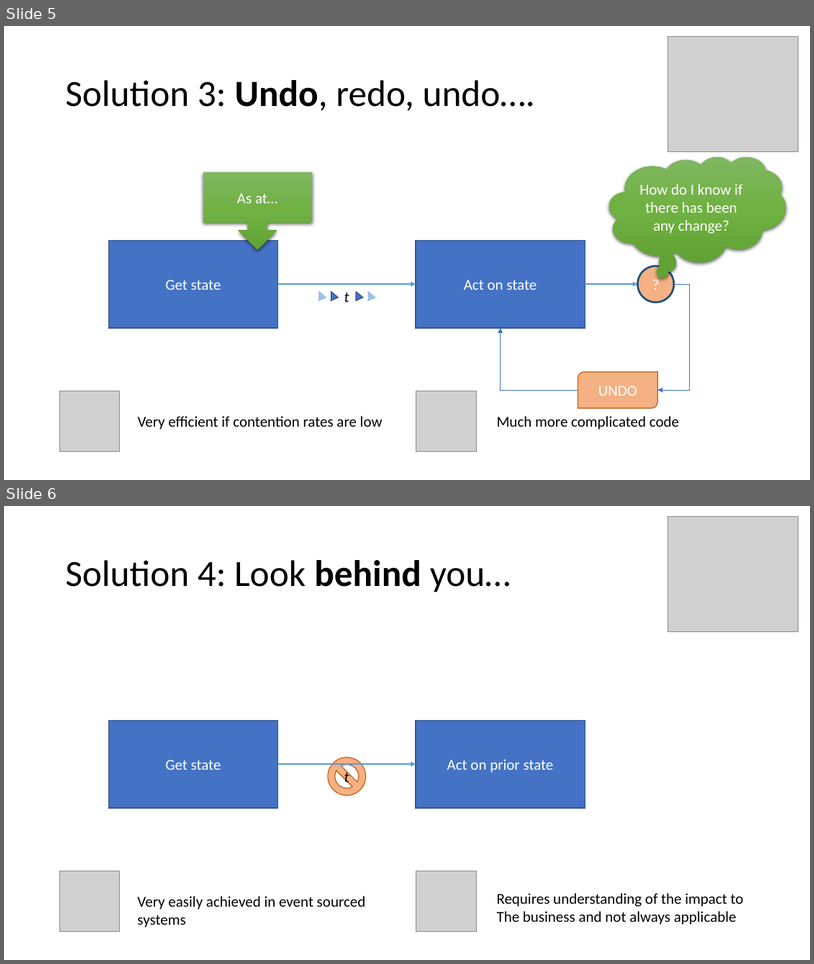
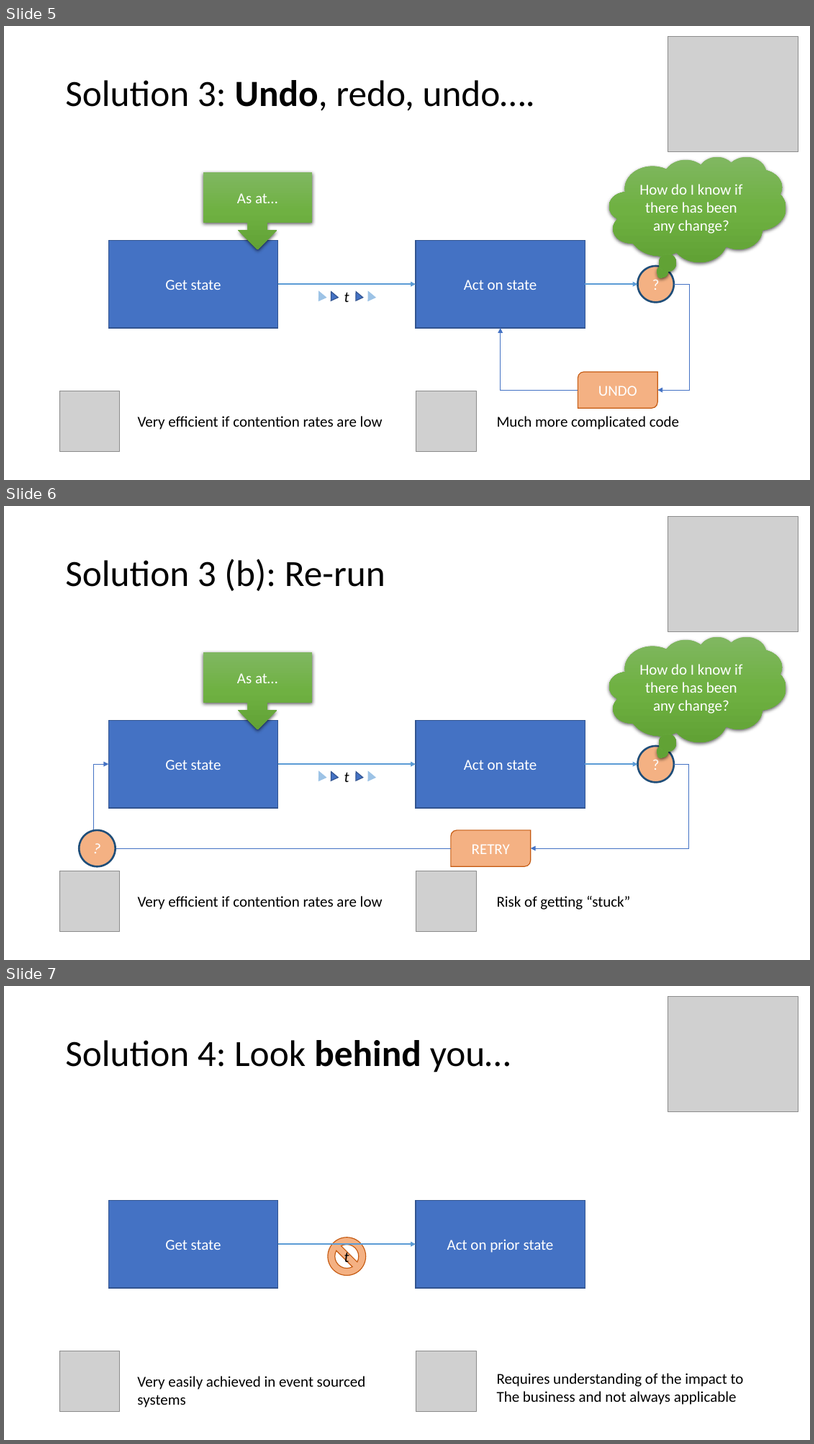
Before and after one commit to MerrionComputing/Presentations, a slide deck: Taming the Concurrency Crocodile.pptx. Shown one above the other, each under a label of ours: slides 5 and 6 before the commit, slides 5, 6 and 7 after it. The pictures are 814x964 and 814x1444 pixels, drawn with LibreOffice and Linux fonts; fonts in the diff are those of the drawing; grey boxes stand for pictures. Boxes give left, top, right and bottom in pixels: in the first picture for what was removed or moved away, otherwise in the second. Text is boxed around its words. In the diff, an @@ line names an element or a change of style, - is before the commit and + after.

```diff
--- a/Taming the Concurrency Crocodile.pptx
+++ b/Taming the Concurrency Crocodile.pptx
@@ slide 6 added at (x1=4, y1=506, x2=810, y2=960), background #FFFFFF @@
@@ picture added at (x1=669, y1=517, x2=799, y2=632) @@
@@ title added at (x1=65, y1=559, x2=386, y2=591), 44 pt, text #000000 @@
+Solution 3 (b): Re-run
@@ down arrow callout added at (x1=203, y1=652, x2=312, y2=730), fill gradient #81B861 to #6FB242 to #62A336, 18 pt, text #FFFFFF @@
+As at…
@@ thought cloud added at (x1=610, y1=636, x2=786, y2=742), fill gradient #81B861 to #6FB242 to #62A336, 18 pt, text #FFFFFF @@
+How do I know if there has been any change?
@@ rectangle added at (x1=108, y1=720, x2=278, y2=808), fill #4472C4, outline #325491 1 pt, 18 pt, text #FFFFFF @@
+Get state
@@ rectangle added at (x1=416, y1=720, x2=585, y2=808), fill #4472C4, outline #325491 1 pt, 18 pt, text #FFFFFF @@
+Act on state
@@ elbow arrow added from (451, 849) to (108, 764), #4472C4 0.5 pt @@
@@ arrow added from (278, 764) to (416, 764), #5B9BD5 1.5 pt @@
@@ elbow arrow added from (674, 764) to (531, 849), #4472C4 0.5 pt @@
@@ arrow added from (585, 764) to (638, 764), #5B9BD5 1.5 pt @@
@@ ellipse added at (x1=638, y1=746, x2=674, y2=782), fill #F4B183, outline #1F4E79 2.25 pt, 18 pt, text #FFFFFF @@
+?
@@ triangle added at (x1=316, y1=770, x2=326, y2=780), fill #9DC3E6, outline #9DC3E6 1 pt @@
@@ triangle added at (x1=327, y1=770, x2=338, y2=780), fill #4472C4, outline #325491 1 pt @@
@@ text added at (x1=345, y1=772, x2=350, y2=782), 18 pt, text #000000, italic @@
+t
@@ triangle added at (x1=353, y1=770, x2=363, y2=780), fill #4472C4, outline #325491 1 pt @@
@@ triangle added at (x1=365, y1=770, x2=376, y2=780), fill #9DC3E6, outline #9DC3E6 1 pt @@
@@ ellipse added at (x1=75, y1=826, x2=119, y2=870), fill #F4B183, outline #1F4E79 2.25 pt, 18 pt, text #FFFFFF @@
+?
@@ round diag rect added at (x1=451, y1=830, x2=531, y2=867), fill #F4B183, outline #C55A11 1 pt, 18 pt, text #FFFFFF @@
+RETRY
@@ picture added at (x1=59, y1=870, x2=120, y2=931) @@
@@ picture added at (x1=416, y1=870, x2=476, y2=931) @@
@@ text added at (x1=138, y1=896, x2=383, y2=909), 18 pt, text #000000 @@
+Very efficient if contention rates are low
@@ text added at (x1=497, y1=896, x2=630, y2=909), 18 pt, text #000000 @@
+Risk of getting “stuck”
@@ what was slide 6 is now slide 7 @@
```
Also in this commit, not shown: 1 other slide added.
